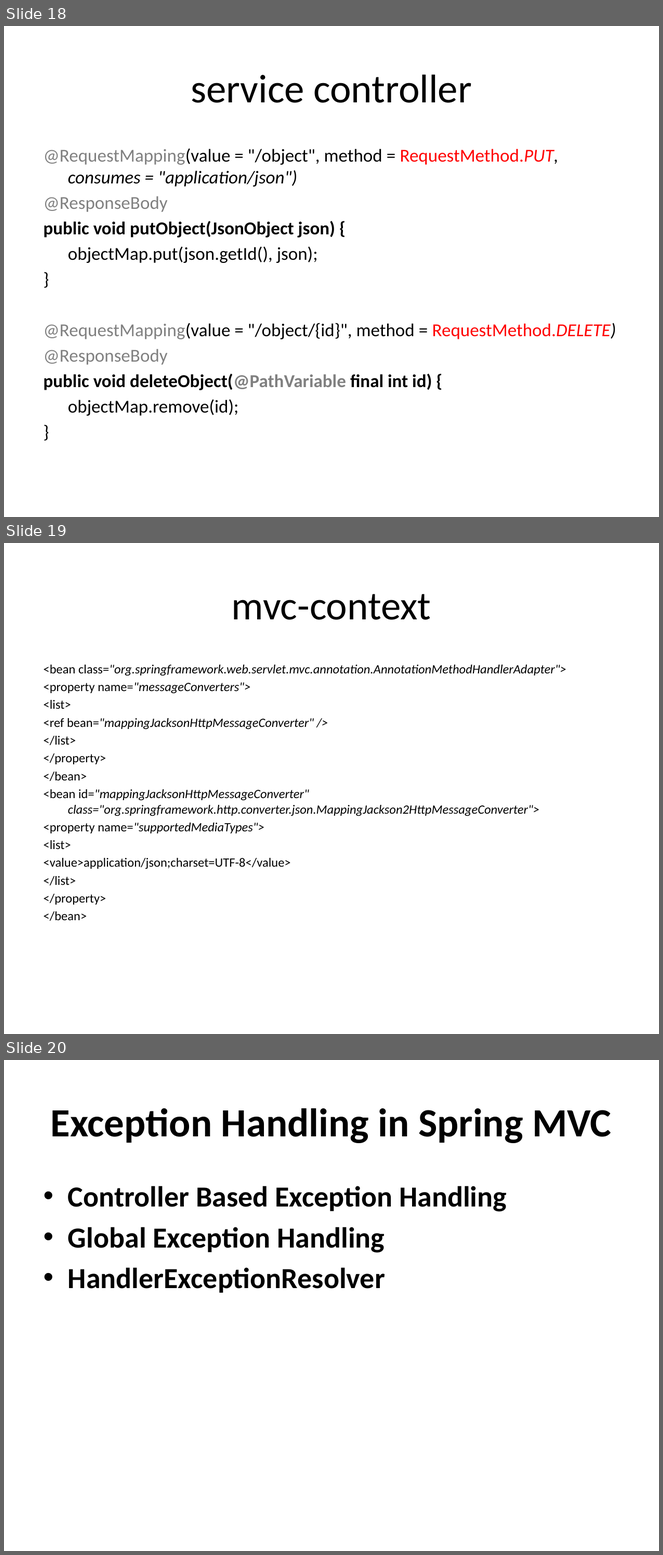
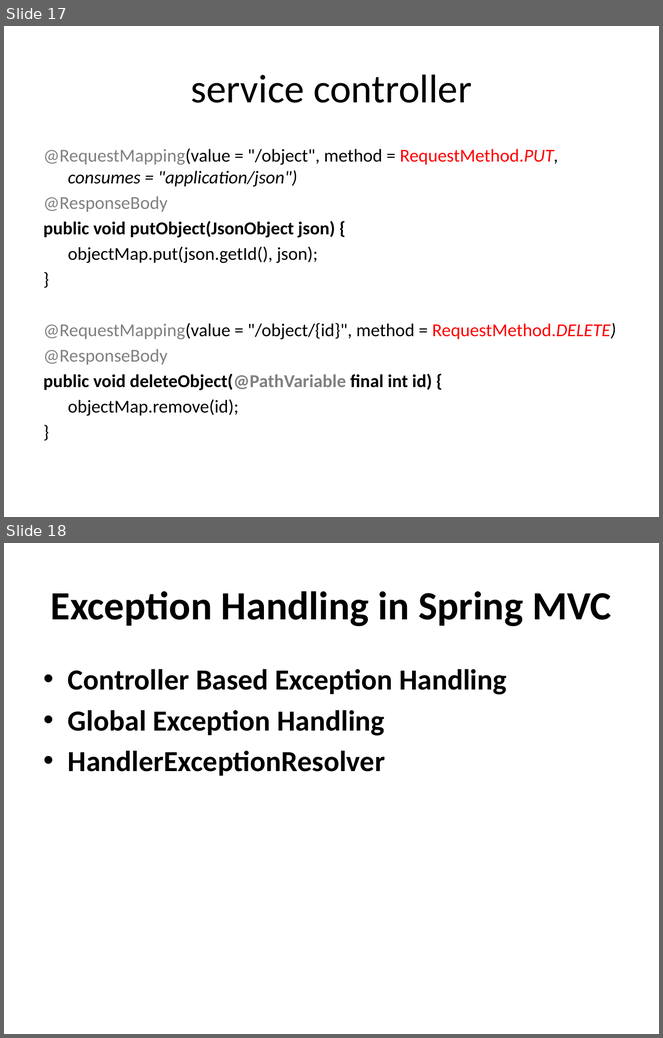
Before and after one commit to hejian1639/SpringMVC, a slide deck: Introduction.pptx. Shown one above the other, each under a label of ours: slides 18, 19 and 20 before the commit, slides 17 and 18 after it. The pictures are 663x1555 and 663x1038 pixels, drawn with LibreOffice and Linux fonts; fonts in the diff are those of the drawing. Boxes give left, top, right and bottom in pixels: in the first picture for what was removed or moved away, otherwise in the second. Text is boxed around its words. In the diff, an @@ line names an element or a change of style, - is before the commit and + after.

```diff
--- a/Introduction.pptx
+++ b/Introduction.pptx
@@ slide 19 removed at bbox=[4, 543, 659, 1034], background #FFFFFF @@
@@ title removed at bbox=[232, 594, 431, 620] @@
-mvc-context
@@ text removed at bbox=[44, 665, 567, 921] @@
-<bean class="org.springframework.web.servlet.mvc.annotation.AnnotationMethodHandlerAdapter">
-<property name="messageConverters">
-<list>
-<ref bean="mappingJacksonHttpMessageConverter" />
-</list>
-</property>
-</bean>
-<bean id="mappingJacksonHttpMessageConverter" class="org.springframework.http.converter.json.MappingJackson2HttpMessageConverter">
-<property name="supportedMediaTypes">
-<list>
-<value>application/json;charset=UTF-8</value>
-</list>
-</property>
-</bean>
@@ what was slide 18 is now slide 17 @@
@@ what was slide 20 is now slide 18 @@
```
Also in this commit, not shown: 8 slides changed, 7 slides added, 4 other slides removed, 6 other files.
